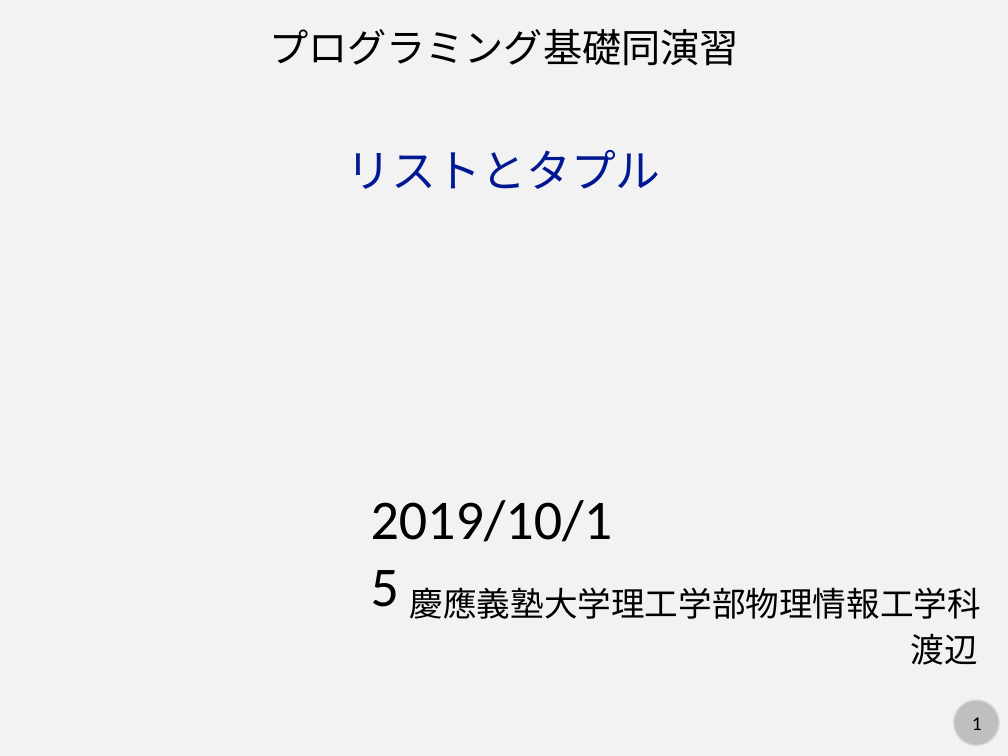
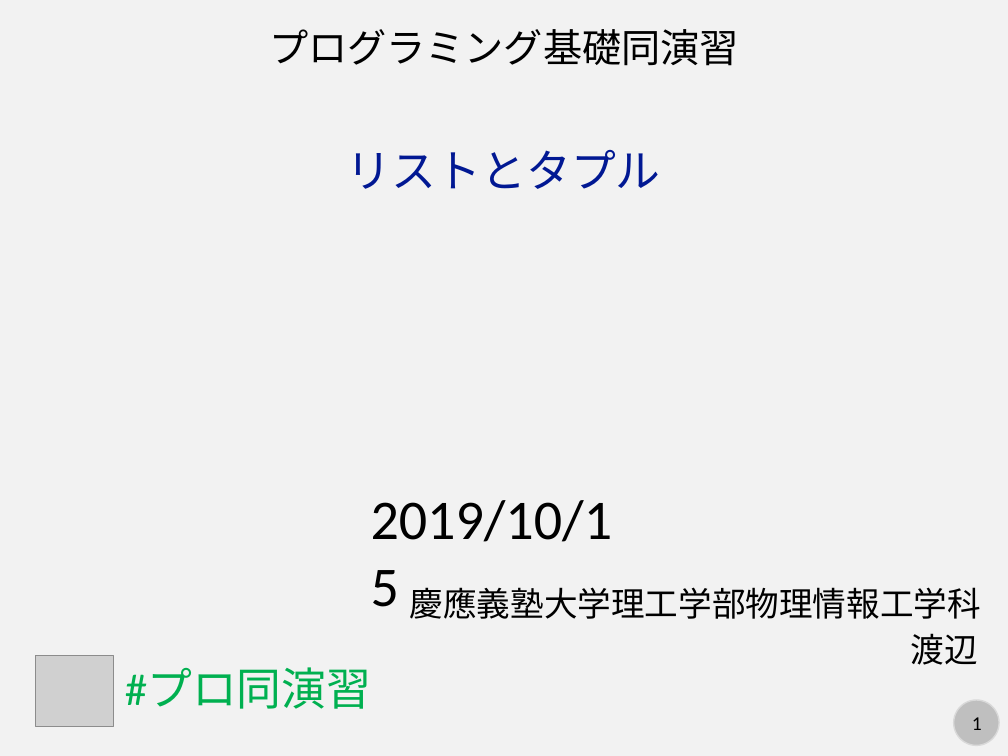
Before and after one commit to kaityo256/python_zero, a slide deck: slide 1 of list/fig/slide.pptx. Drawn at 1008x756 pixels with LibreOffice and Linux fonts; fonts in the diff are those of the drawing; grey boxes stand for pictures. Boxes give left, top, right and bottom in pixels: in the first picture for what was removed or moved away, otherwise in the second. Text is boxed around its words. In the diff, an @@ line names an element or a change of style, - is before the commit and + after.

```diff
--- a/list/fig/slide.pptx
+++ b/list/fig/slide.pptx
@@ picture added at [35, 656, 114, 727] @@
@@ text added at [125, 668, 371, 709], 32 pt, text #00B050 @@
+#プロ同演習
```
Also in this commit, not shown: 1 other slide changed, 7 slides added, 2 other files.
